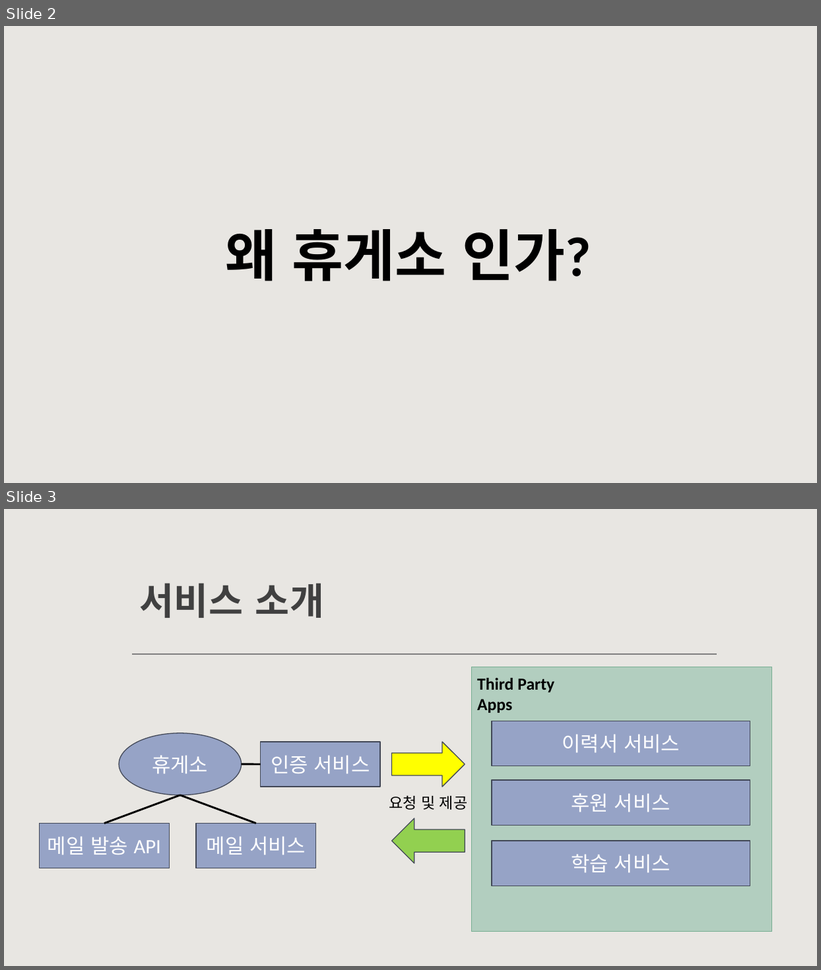
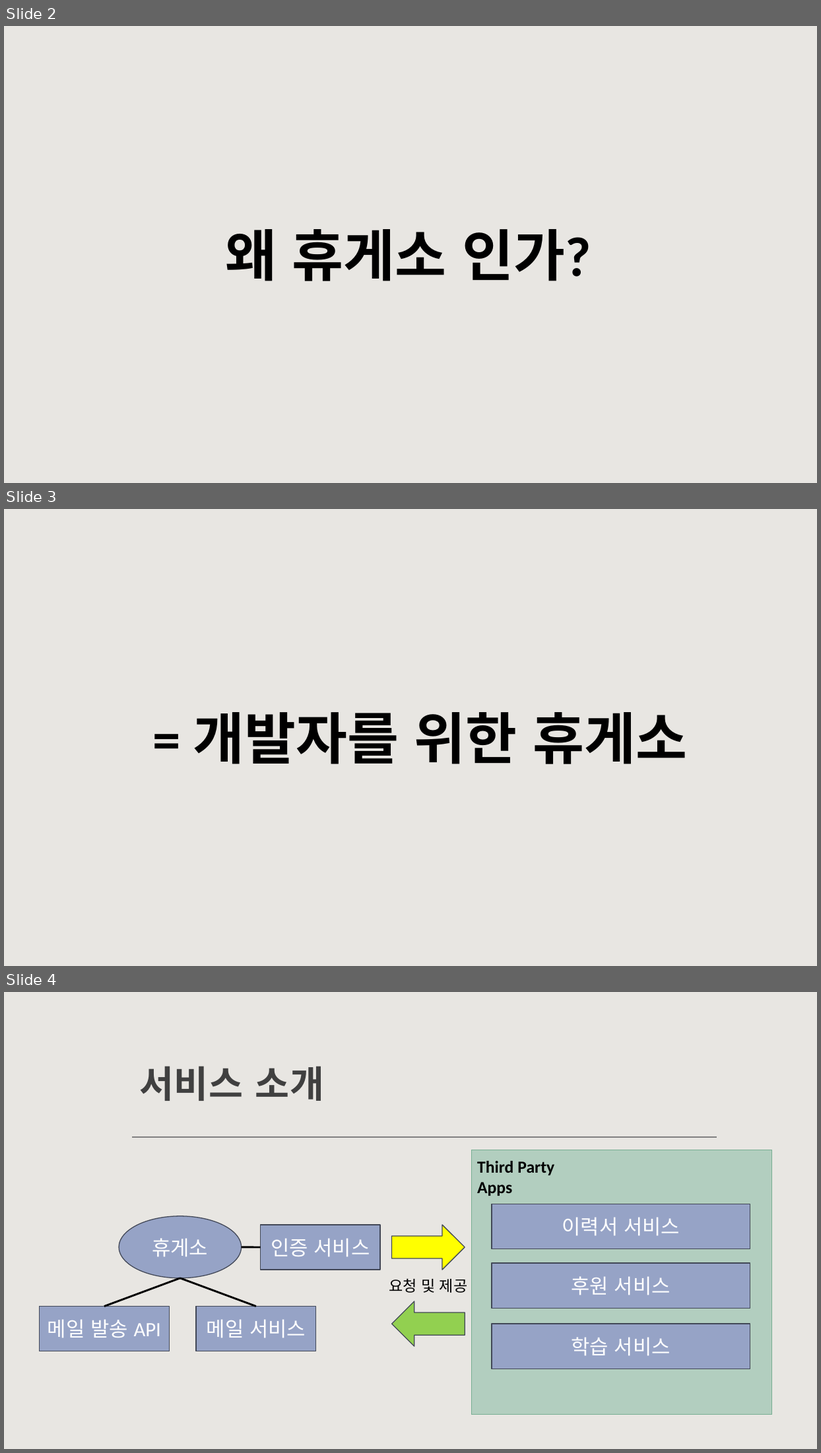
Before and after one commit to bm150/docs_playdata_final_project, a slide deck: presentation/휴게소.pptx. Shown one above the other, each under a label of ours: slides 2 and 3 before the commit, slides 2, 3 and 4 after it. The pictures are 821x970 and 821x1453 pixels, drawn with LibreOffice and Linux fonts; fonts in the diff are those of the drawing. Boxes give left, top, right and bottom in pixels: in the first picture for what was removed or moved away, otherwise in the second. Text is boxed around its words. In the diff, an @@ line names an element or a change of style, - is before the commit and + after.

```diff
--- a/presentation/휴게소.pptx
+++ b/presentation/휴게소.pptx
@@ slide 3 added at [4, 509, 817, 966], background #E8E6E2 @@
@@ text added at [193, 712, 687, 764], 66 pt, text #000000, bold @@
+= 개발자를 위한 휴게소
@@ what was slide 3 is now slide 4 @@
```
Also in this commit, not shown: 2 slides changed, 1 other file.
